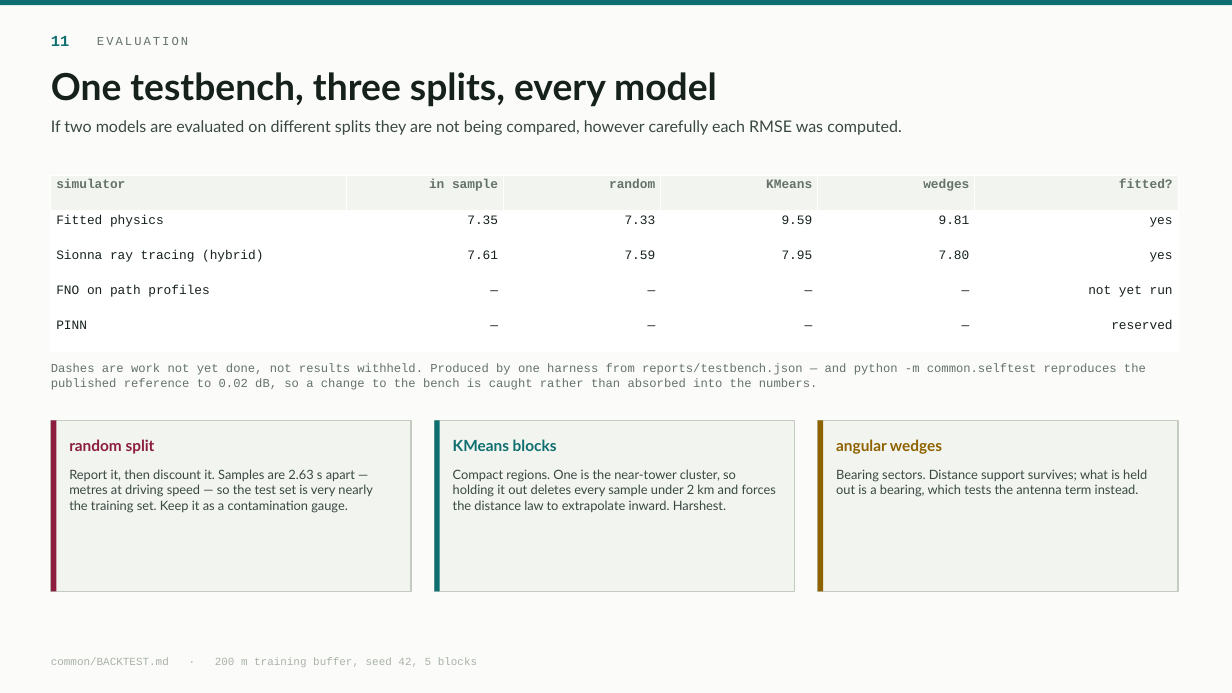
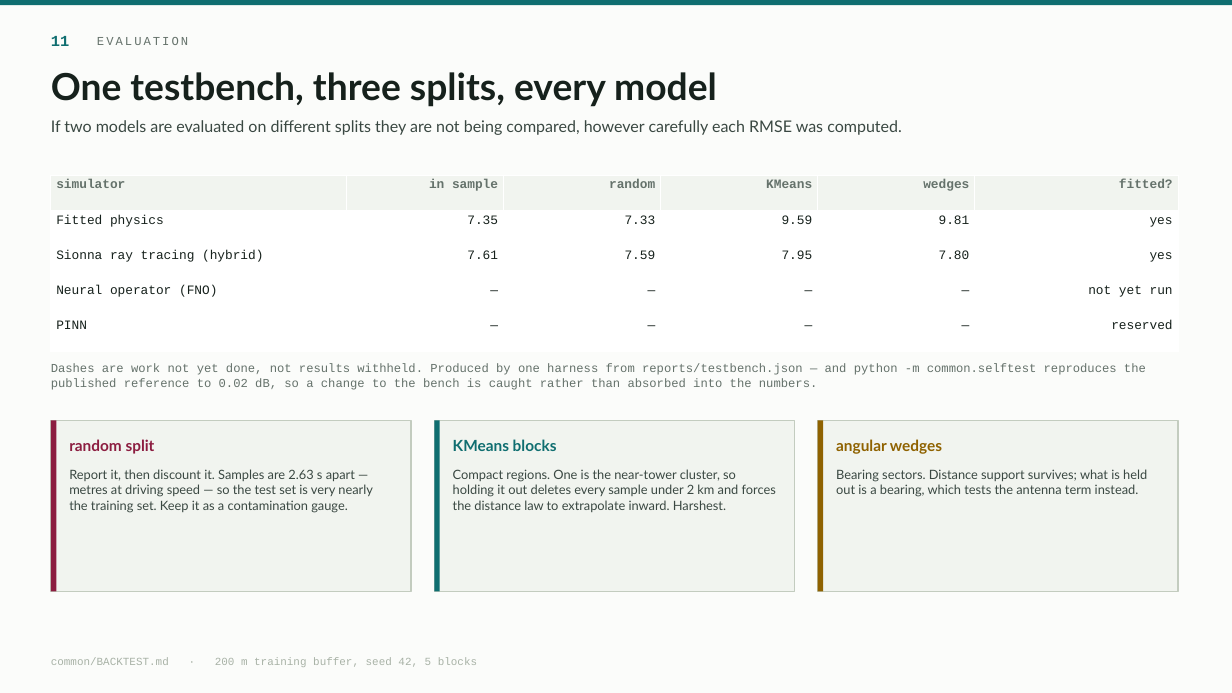
Before and after one commit to mtang724/arathon-c03-rural-infrastructure-placement, a slide deck: slide 11 of ARA_Challenge3.pptx. Drawn at 1232x693 pixels with LibreOffice and Linux fonts; fonts in the diff are those of the drawing. Boxes give left, top, right and bottom in pixels: in the first picture for what was removed or moved away, otherwise in the second. Text is boxed around its words. In the diff, an @@ line names an element or a change of style, - is before the commit and + after.

```diff
--- a/ARA_Challenge3.pptx
+++ b/ARA_Challenge3.pptx
@@ table at (51, 176, 1178, 351) @@
-row 4, column 1: FNO on path profiles
+row 4, column 1: Neural operator (FNO)
```
Also in this commit, not shown: 1 other slide changed.
